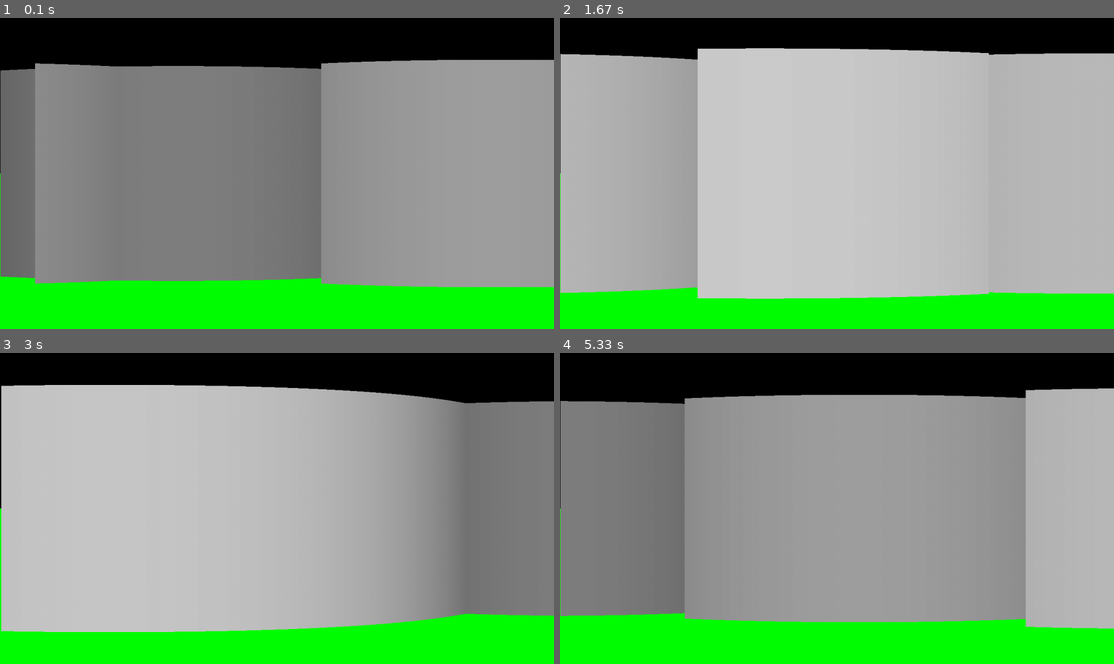
Above: before the commit, frames 1-4 (two rows, left to right).
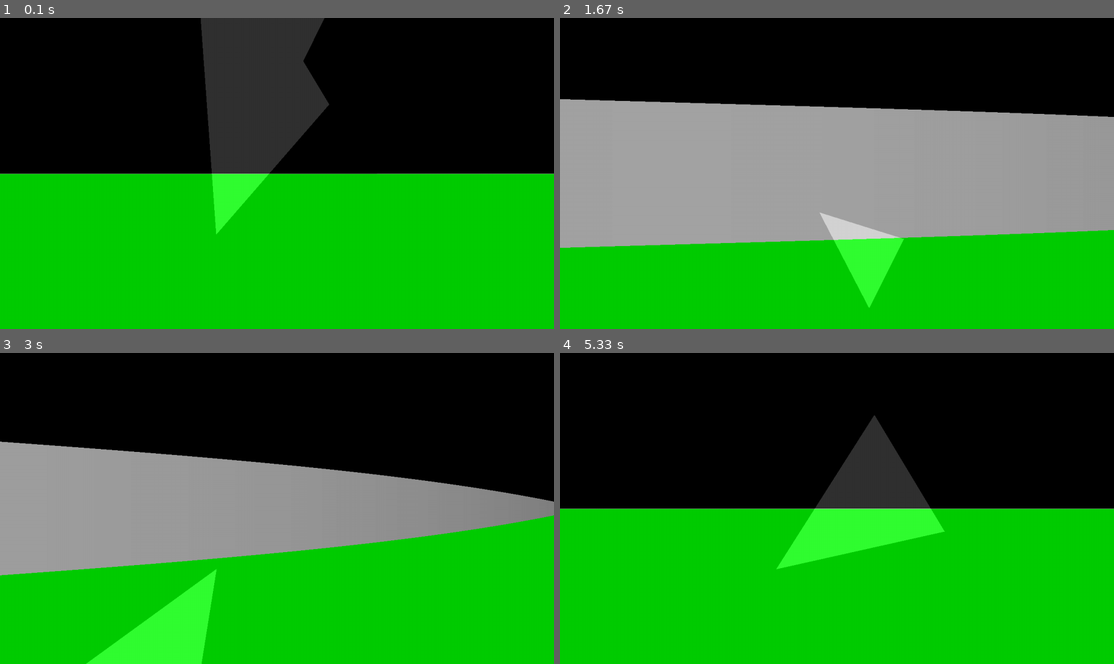
Above: after the commit, the same moments.

Repository: BinhBender/RayCasting
Game: pygame game, started from main.py
The game is run twice, just before and just after one commit, with the same random seed, the same clock (stepped at 60 frames per second) and the same inputs.
Inputs (mouse positions are in pixels of both pictures, inside the frame that each line leads up to):
- Up to frame 1 (0.1 s): no input
- Up to frame 2 (1.67 s): hold D 0.33-0.8 s; move the mouse to (814, 185) at 0.37 s; hold W 0.83-1.3 s; move the mouse to (704, 176) at 0.87 s; hold D from 1.33 s (still down); move the mouse to (920, 64) at 1.37 s
- Up to frame 3 (3 s): release D at 1.8 s; hold A 1.83-2.37 s; move the mouse to (288, 402) at 1.87 s; hold S 2.4-2.87 s; move the mouse to (282, 539) at 2.43 s; hold A from 2.9 s (still down); move the mouse to (421, 558) at 2.93 s
- Up to frame 4 (5.33 s): release A at 3.37 s; hold W 3.4-3.87 s; move the mouse to (981, 480) at 3.43 s; hold D 3.9-4.53 s; move the mouse to (1036, 483) at 3.93 s; hold S 4.57-5.03 s; move the mouse to (1030, 570) at 4.6 s; hold A from 5.07 s (still down); move the mouse to (859, 496) at 5.1 s

The runs differ from the first frame. In frame 1, 88% of the frame differs, in the area x 0-100%, y 0-100%; in frame 2, 76%; in frame 3, 83%; in frame 4, 86%.

Commit message:
idk need to fix the fish eye stuff

Diff:
--- a/main.py
+++ b/main.py
@@ -4,8 +4,5 @@
   pyGameCore.RunGame()
   return 0
 
-
-
-
 if __name__ == "__main__":
   main()
--- a/pyGameCore.py
+++ b/pyGameCore.py
@@ -21,7 +21,7 @@
   #camfldkjakY = 300
   rot = Vector2(0,0)
   Cam = raycast.Camera(Bounds[0]/2, Bounds[1]/2, Bounds[0])
-  Cam.Set_Fov(103)
+  Cam.Set_Fov(45)
 
   PosOffset = Vector2(500, 500)
   #Maps
@@ -48,11 +48,19 @@
       pygame.draw.line(screen, 0x00ffffff, i.start, i.end, 5)
 
   def DrawRayCastLines(pos, listLines):
+    s = pygame.Surface((Bounds[0],Bounds[1]))
+    s.set_alpha(50)
+
     for i in listLines:
-      pygame.draw.aaline(screen, 0x00ffffff, pos, i, 1)
-      pygame.draw.circle(screen, 0x00ff0000, i, 6) #This lets us see the endpoints
+      pygame.draw.line(s, (255,255,255), pos, i, 1)
+      #pygame.draw.circle(screen, 0x00ff0000, i, 6) #This lets us see the endpoints
+
+    screen.blit(s,(0,0))
   def DrawLight(listLines):
-    pygame.draw.polygon(screen, 0x00444444, listLines)
+    s = pygame.Surface((Bounds[0],Bounds[1]))
+    s.set_alpha(50)
+    pygame.draw.polygon(s, (255,255,255), listLines)
+    screen.blit(s,(0,0))
 
   def DrawRay():
     closestmag = math.inf
@@ -131,9 +139,9 @@
 
       endpoints = Cam.RaycastSphere(MapManager.objects)
       Cam.Render(screen, MapManager.objects, endpoints)
-      #endpoints.append(Cam.position) #This is for the polygon stuff
+      endpoints.append(Cam.position) #This is for the polygon stuff
       #Draw the raycast lines
-      #DrawLight(endpoints)
+      DrawLight(endpoints)
       #DrawRayCastLines(Cam.position,endpoints)
       #Draw circle pf players
       #pygame.draw.circle(screen, 0x00ffffff, Cam.position, 20)
--- a/raycast.py
+++ b/raycast.py
@@ -120,25 +120,33 @@
       ray = self.RotationMatrix(ray.x, ray.y, anglestep)
 
     return EndPoints
-  def Render(self, screen, _map, endpoints) -> list:
-    j = screen.get_width()
+
+  def CosineLerp(self, value, _max) -> int:
+    return int(_max * (math.cos(math.pi*value) + 1)/2)
+  def Render(self, screen, _map, endpoints):
+    j = screen.get_width()-1
     for i in endpoints:
       dist = self.position.distance_to(i)
+      #print(dist)
+      #print(f" Distance: {dist}")
+      maxBright = pygame.Color('white')
 
-      #print(f" Distance: {dist}")
-      maxBright = pygame.Color("white")
+      #Depth is for color and the max distance for which it will turn dark
+      depth = 1000
 
-      #The 1000 for the distance limit is arbitrary
-      brightness = maxBright.lerp(0, pygame.math.clamp(dist,0.0, 1000.0)/ 1000.0)
-
-      start = Vector2(j, math.sqrt(dist) *5)
-      print(f"Start: {start}")
-      end = Vector2(j, screen.get_height() - math.sqrt(dist)*5)
-      print(f"End: {end}")
+      #colorValue = pygame.Color(255,255,255)
+      #colorValue.r = self.CosineLerp(pygame.math.clamp(dist,0, depth)/ depth, 255)
+      #colorValue.g = self.CosineLerp(pygame.math.clamp(dist,0, depth)/ depth, 255)
+      #colorValue.b = self.CosineLerp(pygame.math.clamp(dist,0, depth)/ depth, 255)
+      brightness = maxBright.lerp(0, pygame.math.clamp(dist,0.0, depth)/ depth)
+      b = i - self.position
+      dist = b.project(self.direction).magnitude()
+      #dist = math.sqrt(dist) * 5
+      start = Vector2(j, pygame.math.clamp(dist,0.0, 360))
+      end = Vector2(j, pygame.math.clamp(screen.get_height() - dist,360, 720))
 
       #print(f" Brightness: {brightness}")
       pygame.draw.line(screen, brightness, start, end)
       j -= 1
 
-
 c = Camera(10, 10, 90)
